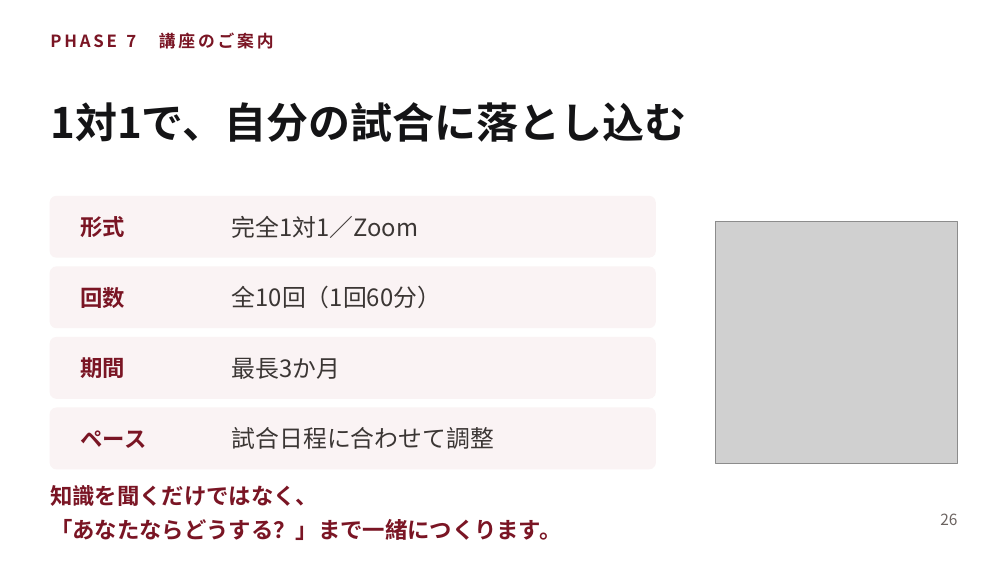
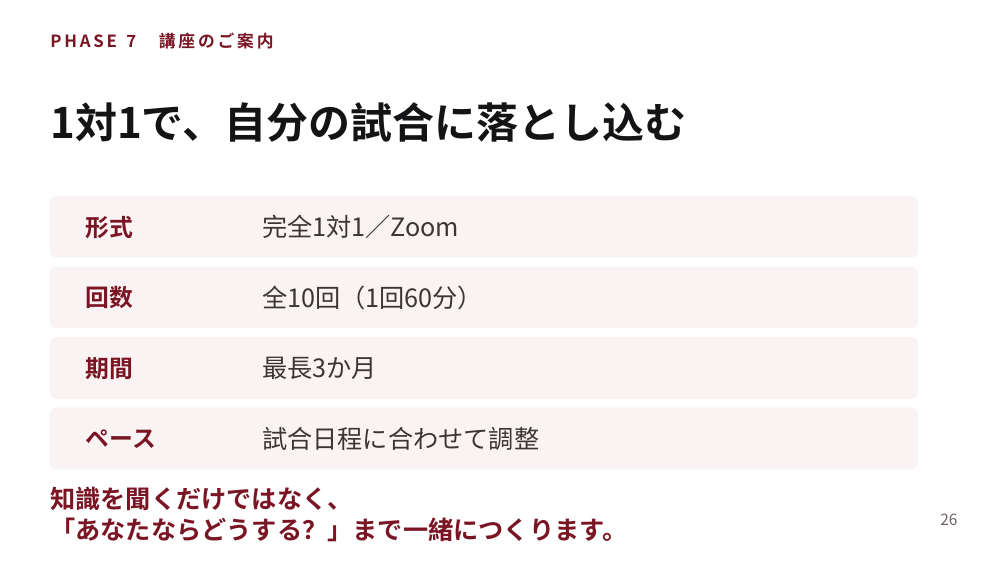
Before and after one commit to shiori0823/shiorin-trainer, a slide deck: slide 26 of deck/consultation-deck.pptx. Drawn at 1008x567 pixels with LibreOffice and Linux fonts; fonts in the diff are those of the drawing; grey boxes stand for pictures. Boxes give left, top, right and bottom in pixels: in the first picture for what was removed or moved away, otherwise in the second. Text is boxed around its words. In the diff, an @@ line names an element or a change of style, - is before the commit and + after.

```diff
--- a/deck/consultation-deck.pptx
+++ b/deck/consultation-deck.pptx
@@ rounded rectangle: place and size @@
-rounded rectangle at [50, 197, 655, 257]
+rounded rectangle at [50, 197, 917, 257]
@@ size 17 to 18 pt in 4 elements at [262, 285, 483, 310], [262, 356, 377, 379], [262, 427, 539, 450], [262, 214, 459, 238] @@
@@ text "完全1対1／Zoom": place and size @@
-text "完全1対1／Zoom" at [232, 216, 419, 238]
+text "完全1対1／Zoom" at [262, 214, 459, 238]
@@ picture removed at [716, 222, 958, 464] @@
@@ rounded rectangle: place and size @@
-rounded rectangle at [50, 267, 655, 328]
+rounded rectangle at [50, 267, 917, 328]
@@ text "全10回（1回60分）": place and size @@
-text "全10回（1回60分）" at [232, 286, 441, 308]
+text "全10回（1回60分）" at [262, 285, 483, 310]
@@ rounded rectangle: place and size @@
-rounded rectangle at [50, 338, 655, 398]
+rounded rectangle at [50, 338, 917, 398]
@@ text "最長3か月": place and size @@
-text "最長3か月" at [232, 357, 341, 379]
+text "最長3か月" at [262, 356, 377, 379]
@@ rounded rectangle: place and size @@
-rounded rectangle at [50, 408, 655, 469]
+rounded rectangle at [50, 408, 917, 469]
@@ size 16 to 17 pt in 4 elements at [86, 216, 134, 238], [86, 286, 134, 308], [86, 353, 134, 383], [86, 429, 156, 448] @@
@@ text "試合日程に合わせて調整": place and size @@
-text "試合日程に合わせて調整" at [232, 427, 494, 449]
+text "試合日程に合わせて調整" at [262, 427, 539, 450]
@@ text "知識を聞くだけではなく、" at [50, 486, 627, 542]: size 16 to 18 pt; line spacing 24pt to 1 @@
```
Also in this commit, not shown: 22 other slides changed, 4 other files.
